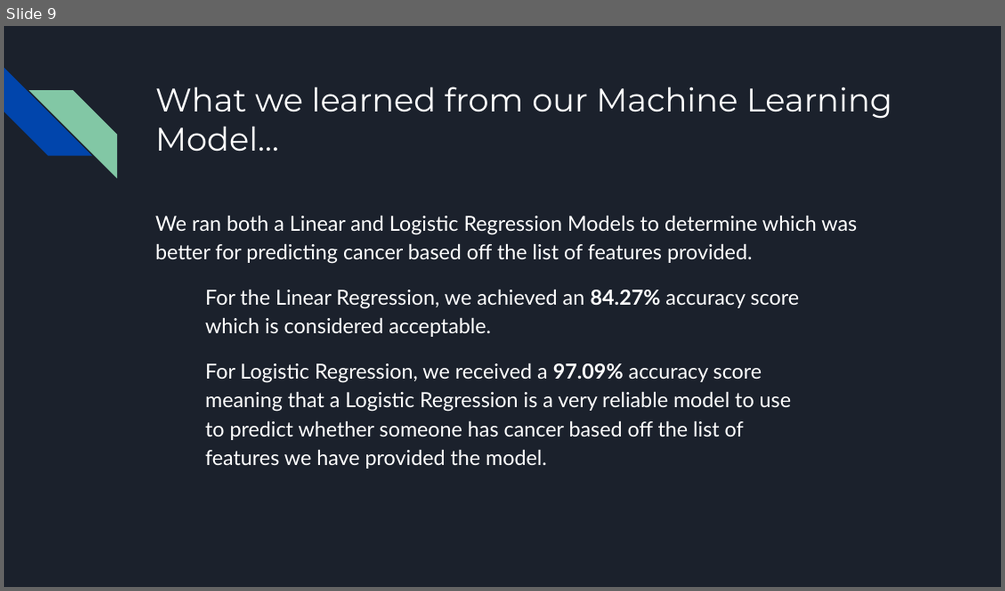
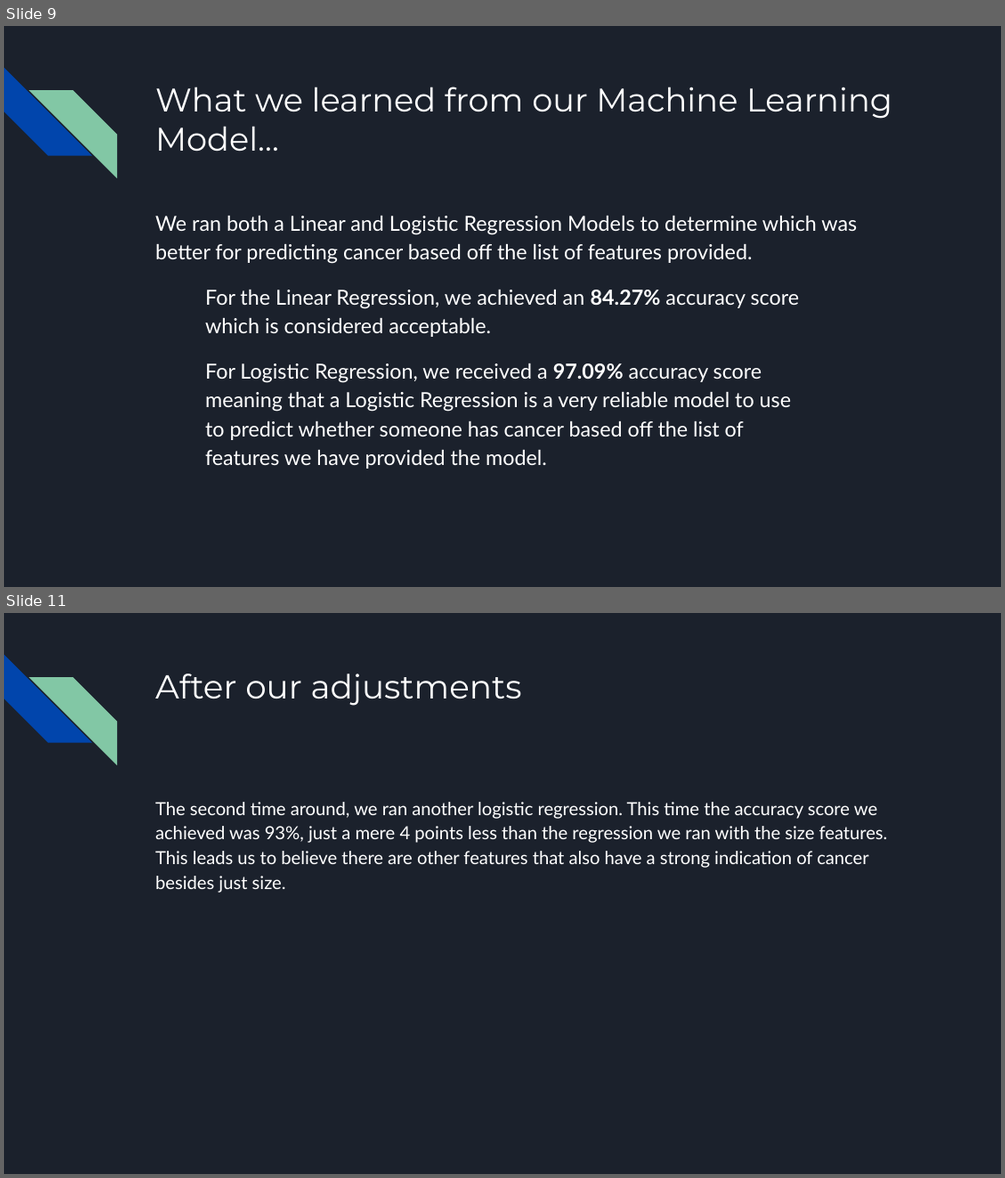
Before and after one commit to brojas12/Group_Project_4, a slide deck: Predicting the Presence of Cancer in Breast Cancer Cells.pptx. Shown one above the other, each under a label of ours: slide 9 before the commit, slides 9 and 11 after it; the slides between them are not shown. The pictures are 1005x591 and 1005x1178 pixels, drawn with LibreOffice and Linux fonts; fonts in the diff are those of the drawing. Boxes give left, top, right and bottom in pixels: in the first picture for what was removed or moved away, otherwise in the second. Text is boxed around its words. In the diff, an @@ line names an element or a change of style, - is before the commit and + after.

```diff
--- a/Predicting the Presence of Cancer in Breast Cancer Cells.pptx
+++ b/Predicting the Presence of Cancer in Breast Cancer Cells.pptx
@@ slide 11 added at [4,613,1001,1174], background #1B212C; not listed: 2 template elements that a slide beside it also shows @@
@@ title added at [155,674,522,706], 24 pt, text #FFFFFF @@
+After our adjustments
@@ text added at [155,802,888,892], 13 pt, text #FFFFFF @@
+The second time around, we ran another logistic regression. This time the accuracy score we achieved was 93%, just a mere 4 points less than the regression we ran with the size features. This leads us to believe there are other features that also have a strong indication of cancer besides just size.
```
Also in this commit, not shown: 5 slides changed, 1 other slide added.
